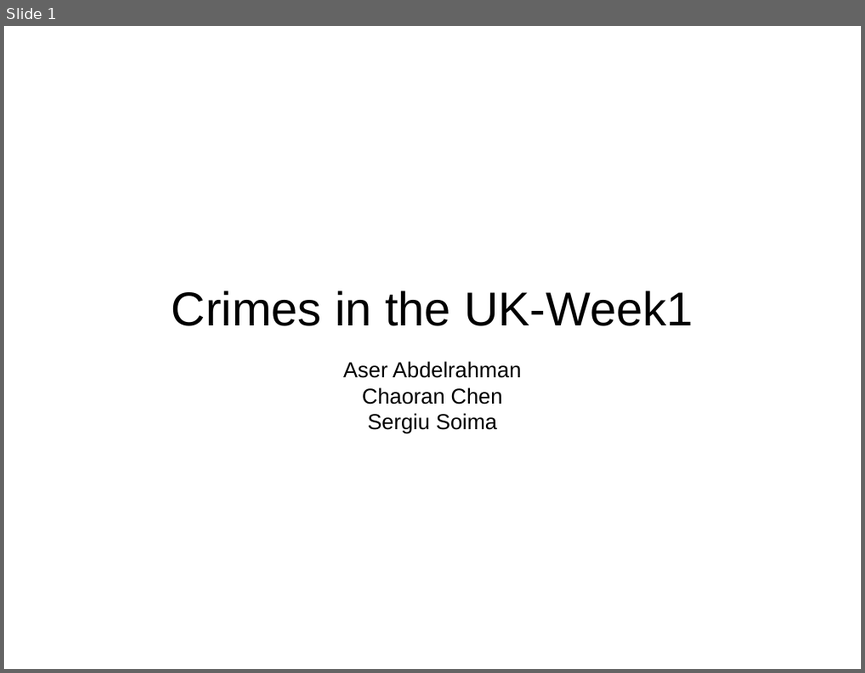
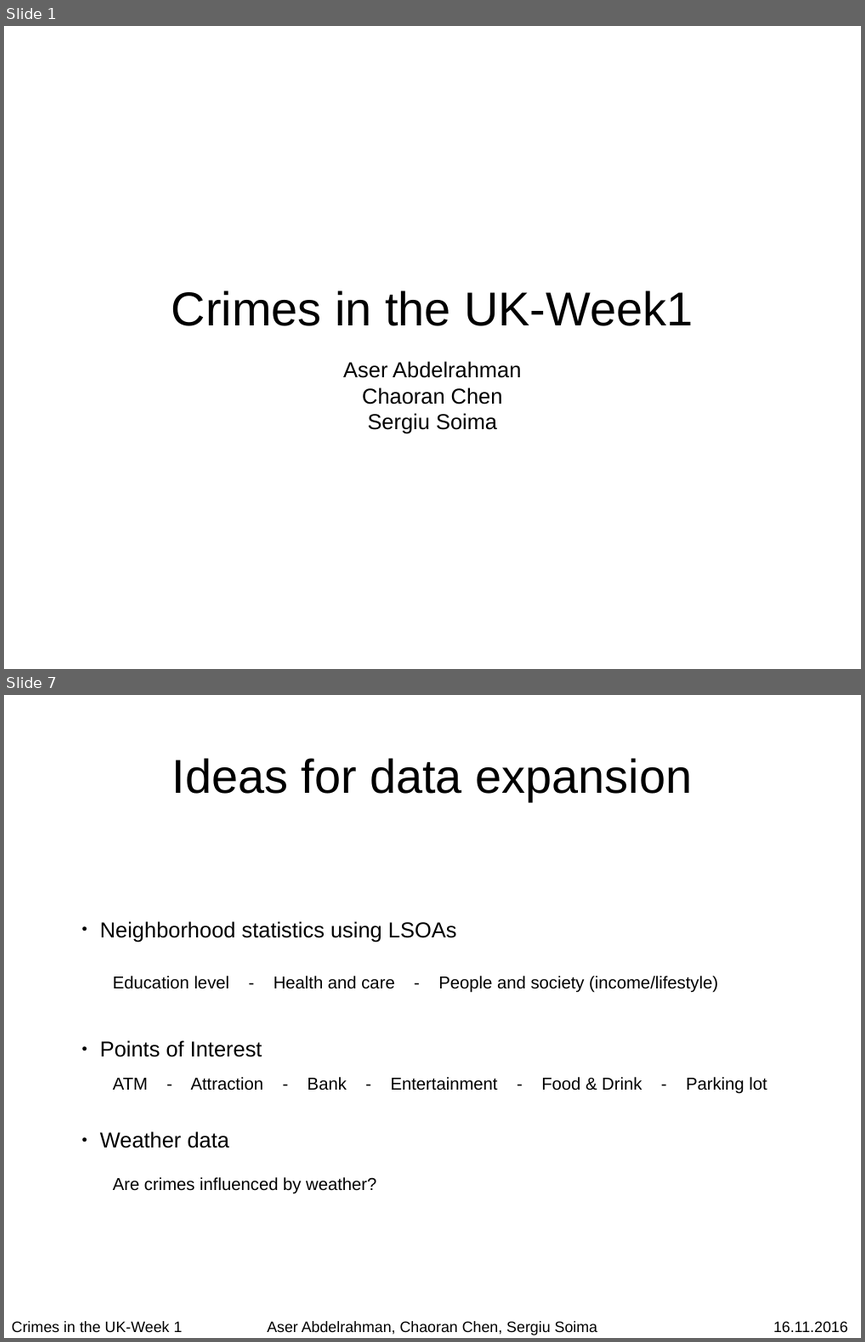
Before and after one commit to chaoran-chen/data-mining-lab-ws1617-crimes-in-uk, a slide deck: wiki/week-01/week-01-presentation.odp. Shown one above the other, each under a label of ours: slide 1 before the commit, slides 1 and 7 after it; the slides between them are not shown. The pictures are 865x673 and 865x1342 pixels, drawn with LibreOffice and Linux fonts; fonts in the diff are those of the drawing. Boxes give left, top, right and bottom in pixels: in the first picture for what was removed or moved away, otherwise in the second. Text is boxed around its words. In the diff, an @@ line names an element or a change of style, - is before the commit and + after.

```diff
--- a/wiki/week-01/week-01-presentation.odp
+++ b/wiki/week-01/week-01-presentation.odp
@@ slide 7 added at box(4, 695, 861, 1338), background #FFFFFF @@
@@ title added at box(172, 758, 692, 801), 44 pt, text #000000 @@
+Ideas for data expansion
@@ text added at box(100, 921, 457, 1148), 20 pt, text #000000 @@
+● Neighborhood statistics using LSOAs
+● Points of Interest
+● Weather data
@@ text added at box(113, 975, 718, 993), 16 pt, text #000000 @@
+Education level - Health and care - People and society (income/lifestyle)
@@ text added at box(113, 1077, 766, 1094), 16 pt, text #000000 @@
+ATM - Attraction - Bank - Entertainment - Food & Drink - Parking lot
@@ text added at box(113, 1177, 376, 1194), 16 pt, text #000000 @@
+Are crimes influenced by weather?
@@ text added at box(12, 1321, 182, 1332), 14 pt, text #000000 @@
+Crimes in the UK-Week 1
@@ text added at box(267, 1321, 597, 1335), 14 pt, text #000000 @@
+Aser Abdelrahman, Chaoran Chen, Sergiu Soima
@@ text added at box(773, 1321, 848, 1332), 14 pt, text #000000 @@
+16.11.2016
```
Also in this commit, not shown: 1 slide changed, 5 other slides added.
